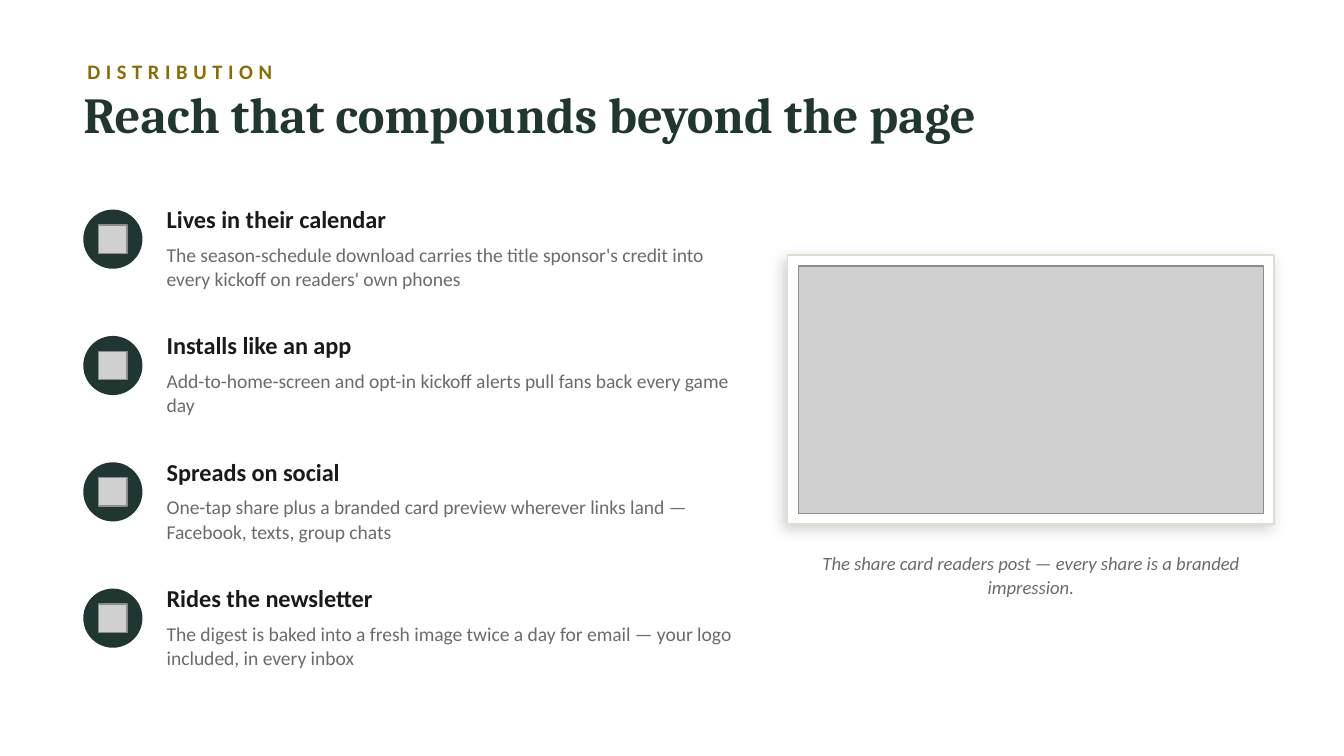
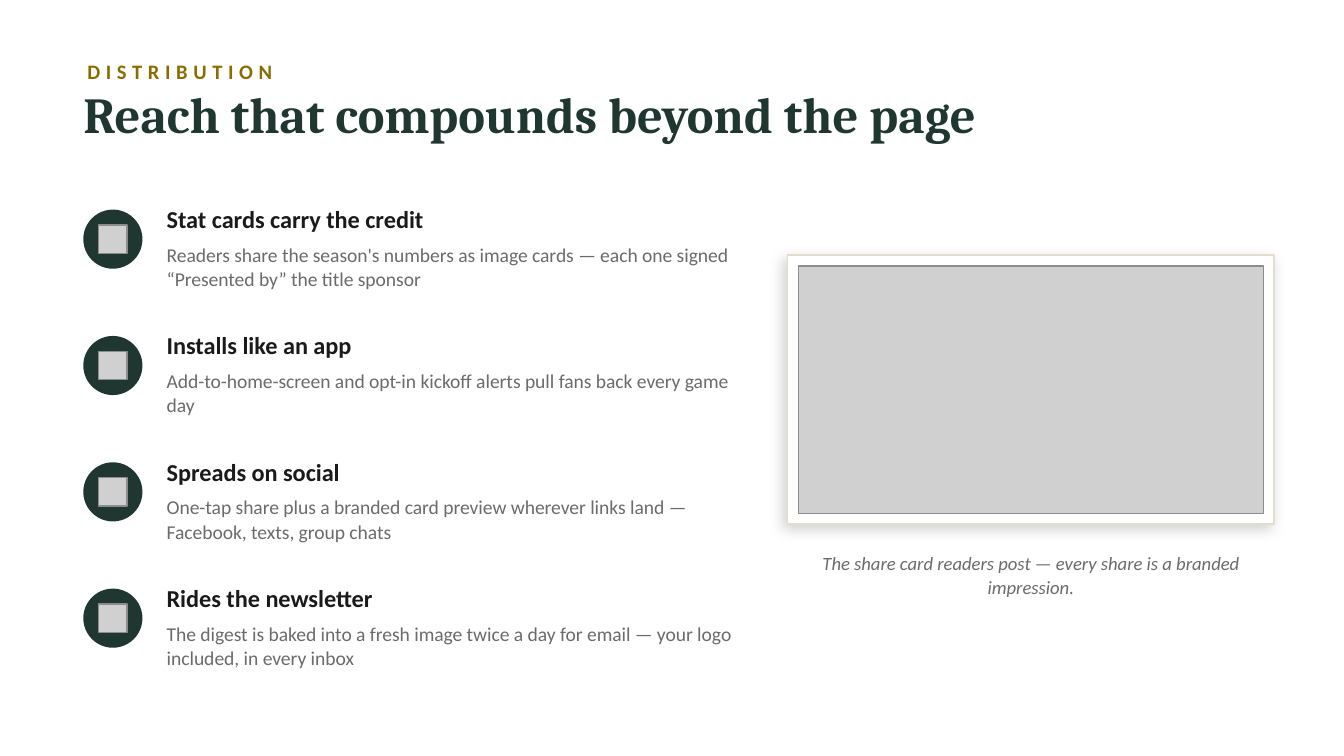
Before and after one commit to RowanFlynnPilot/wpr-packers-tracker, a slide deck: slide 6 of docs/sponsor-deck.pptx. Drawn at 1344x756 pixels with LibreOffice and Linux fonts; fonts in the diff are those of the drawing; grey boxes stand for pictures. Boxes give left, top, right and bottom in pixels: in the first picture for what was removed or moved away, otherwise in the second. Text is boxed around its words. In the diff, an @@ line names an element or a change of style, - is before the commit and + after.

```diff
--- a/docs/sponsor-deck.pptx
+++ b/docs/sponsor-deck.pptx
@@ text at (167,211,423,232): text changed @@
-Lives in their calendar
+Stat cards carry the credit
@@ text at (167,248,728,289): text changed @@
-The season-schedule download carries the title sponsor's credit into every kickoff on readers' own phones
+Readers share the season's numbers as image cards — each one signed “Presented by” the title sponsor
```
Also in this commit, not shown: 4 other slides changed, 7 other files.
